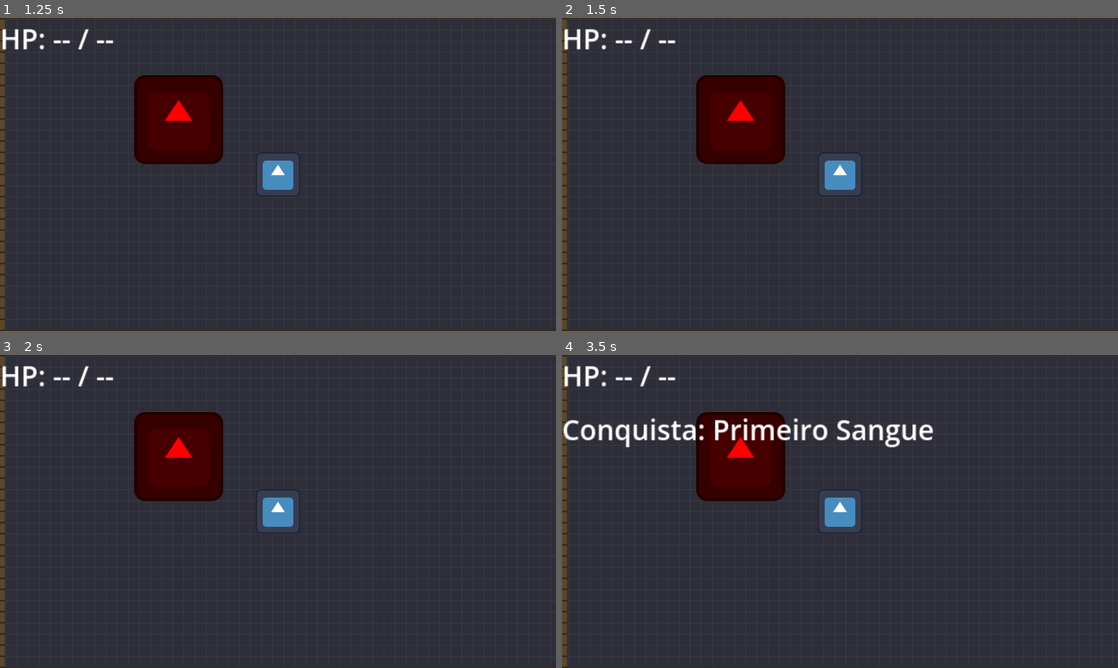
Above: before the commit, frames 1-4 (two rows, left to right).
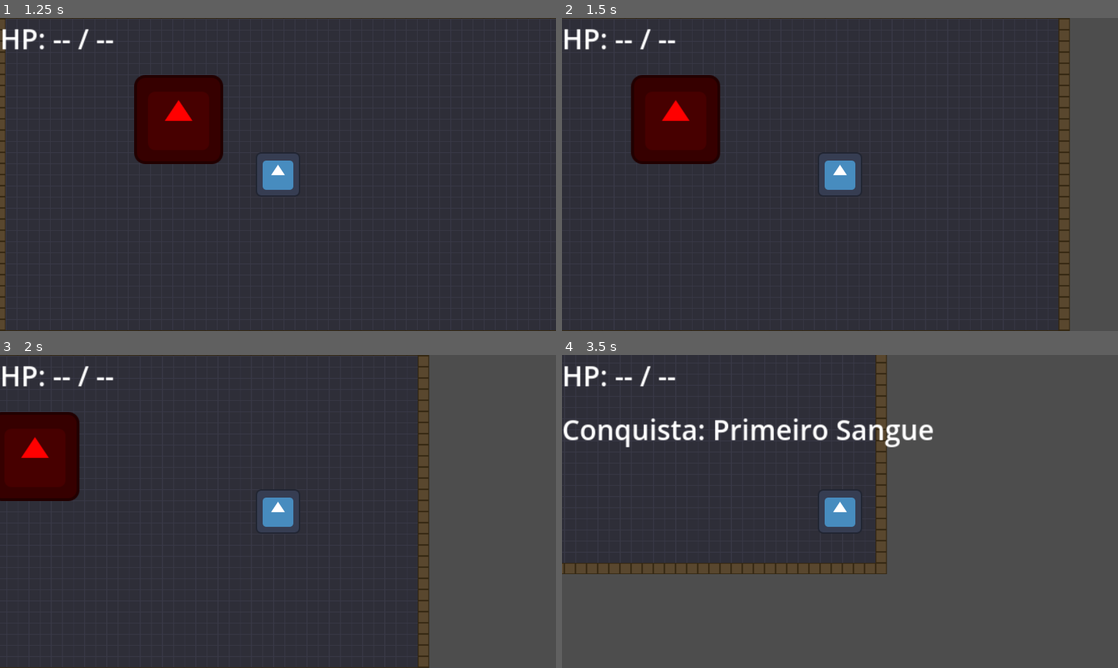
Above: after the commit, the same moments.

Repository: UnBArqDsw2026-1-Turma02/2026.1-T02_G1_MadDev_Entrega_03
Game: Godot game, scene res://scenes/ui/main_menu.tscn
Same seed, same stepped clock (60 frames per second), same inputs: the game is played once before the commit and once after it. The engine's default icon, where the game draws it, is replaced by a stand-in: a white triangle on a blue panel in a dark square.
Inputs:
- Up to frame 1 (1.25 s): click "Iniciar" at 0.5 s
- Up to frame 2 (1.5 s): tap Enter at 1.25 s; hold D (move_right) from 1.28 s (still down); tap Space (dash) at 1.35 s
- Up to frame 3 (2 s): keep holding D (move_right)
- Up to frame 4 (3.5 s): release D (move_right) at 2.03 s; hold S (move_down) 2.03-2.78 s; tap K at 2.1 s; hold D (move_right) from 2.78 s (still down); tap I at 2.85 s

Frame 1 is identical in both runs. In frame 2, 17% of the frame differs, in the area x 0-100%, y 0-100%; in frame 3, 31%; in frame 4, 60%.
Error before the commit: Parse Error: Identifier "health_changed" not declared in the current scope. (res://scripts/player/player.gd:49)

Commit message:
correcao do pr

Diff:
--- a/jogo/scripts/autoloads/achievement_manager.gd
+++ b/jogo/scripts/autoloads/achievement_manager.gd
@@ -11,7 +11,6 @@
 	"score": 0,
 	"player_health": 0,
 	"player_max_health": 0,
-	"last_event": &"",
 }
 
 
@@ -74,36 +73,42 @@
 			&"first_blood",
 			"Primeiro Sangue",
 			"Derrote o primeiro inimigo.",
+			&"enemy_died",
 			Callable(self, "_has_defeated_first_enemy")
 		),
 		Achievement.new().setup(
 			&"enemy_hunter",
 			"Cacador de Bugs",
 			"Derrote 5 inimigos em uma run.",
+			&"enemy_died",
 			Callable(self, "_has_defeated_five_enemies")
 		),
 		Achievement.new().setup(
 			&"collector",
 			"Colecionador",
 			"Colete 3 itens em uma run.",
+			&"item_picked_up",
 			Callable(self, "_has_collected_three_items")
 		),
 		Achievement.new().setup(
 			&"first_room",
 			"Sala Dominada",
 			"Complete a primeira sala.",
+			&"room_cleared",
 			Callable(self, "_has_cleared_first_room")
 		),
 		Achievement.new().setup(
 			&"survivor",
 			"Sobrevivente",
 			"Complete uma sala ainda com vida.",
+			&"room_cleared",
 			Callable(self, "_has_cleared_room_alive")
 		),
 		Achievement.new().setup(
 			&"high_score",
 			"Nota Maxima",
 			"Alcance 100 pontos em uma run.",
+			&"score_changed",
 			Callable(self, "_has_reached_high_score")
 		),
 	]
@@ -117,13 +122,12 @@
 		"score": 0,
 		"player_health": 0,
 		"player_max_health": 0,
-		"last_event": &"",
 	}
 
 
-func _evaluate_achievements() -> void:
+func _evaluate_achievements_for_event(event: StringName) -> void:
 	for achievement in achievements:
-		if achievement.can_unlock(_stats):
+		if achievement.event == event and achievement.can_unlock(_stats):
 			achievement.unlocked = true
 			SignalBus.achievement_unlocked.emit(achievement)
 
@@ -134,33 +138,27 @@
 
 func _on_enemy_died(_enemy: Node) -> void:
 	_stats["enemies_defeated"] += 1
-	_stats["last_event"] = &"enemy_died"
-	_evaluate_achievements()
+	_evaluate_achievements_for_event(&"enemy_died")
 
 
 func _on_item_picked_up(_item_data: Dictionary) -> void:
 	_stats["items_collected"] += 1
-	_stats["last_event"] = &"item_picked_up"
-	_evaluate_achievements()
+	_evaluate_achievements_for_event(&"item_picked_up")
 
 
 func _on_room_cleared() -> void:
 	_stats["rooms_cleared"] += 1
-	_stats["last_event"] = &"room_cleared"
-	_evaluate_achievements()
+	_evaluate_achievements_for_event(&"room_cleared")
 
 
 func _on_player_health_changed(new_health: int, max_health: int) -> void:
 	_stats["player_health"] = new_health
 	_stats["player_max_health"] = max_health
-	_stats["last_event"] = &"player_health_changed"
-	_evaluate_achievements()
 
 
 func _on_score_changed(new_score: int) -> void:
 	_stats["score"] = new_score
-	_stats["last_event"] = &"score_changed"
-	_evaluate_achievements()
+	_evaluate_achievements_for_event(&"score_changed")
 
 
 func _has_defeated_first_enemy(data: Dictionary) -> bool:
@@ -180,7 +178,7 @@
 
 
 func _has_cleared_room_alive(data: Dictionary) -> bool:
-	return data["last_event"] == &"room_cleared" and data["rooms_cleared"] >= 1 and data["player_health"] > 0
+	return data["rooms_cleared"] >= 1 and data["player_health"] > 0
 
 
 func _has_reached_high_score(data: Dictionary) -> bool:
--- a/jogo/scripts/player/player.gd
+++ b/jogo/scripts/player/player.gd
@@ -46,7 +46,6 @@
 # ---------------------------------------------------------------------------
 func _ready() -> void:
 	current_health = max_health
-	health_changed.emit(current_health, max_health)
 	SignalBus.player_health_changed.emit(current_health, max_health)
 
 
--- a/jogo/scripts/resources/achievement.gd
+++ b/jogo/scripts/resources/achievement.gd
@@ -8,6 +8,7 @@
 @export var description: String = ""
 @export var unlocked: bool = false
 
+var event: StringName = &""
 var condition: Callable
 
 
@@ -15,11 +16,13 @@
 	new_id: StringName,
 	new_name: String,
 	new_description: String,
+	new_event: StringName,
 	new_condition: Callable
 ) -> Achievement:
 	id = new_id
 	name = new_name
 	description = new_description
+	event = new_event
 	condition = new_condition
 	unlocked = false
 	return self
